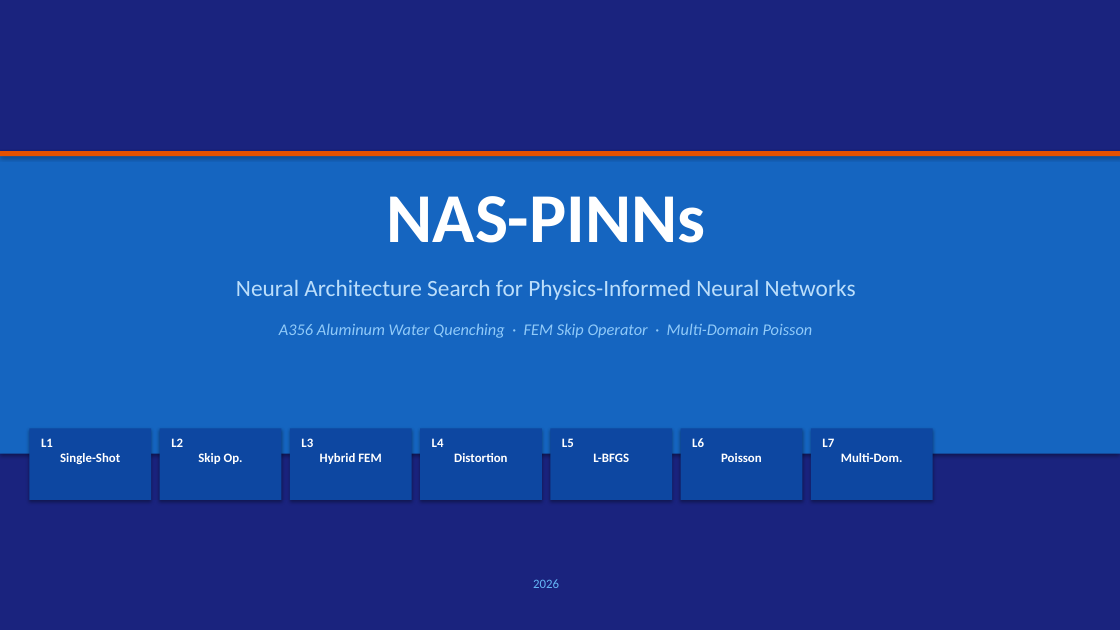
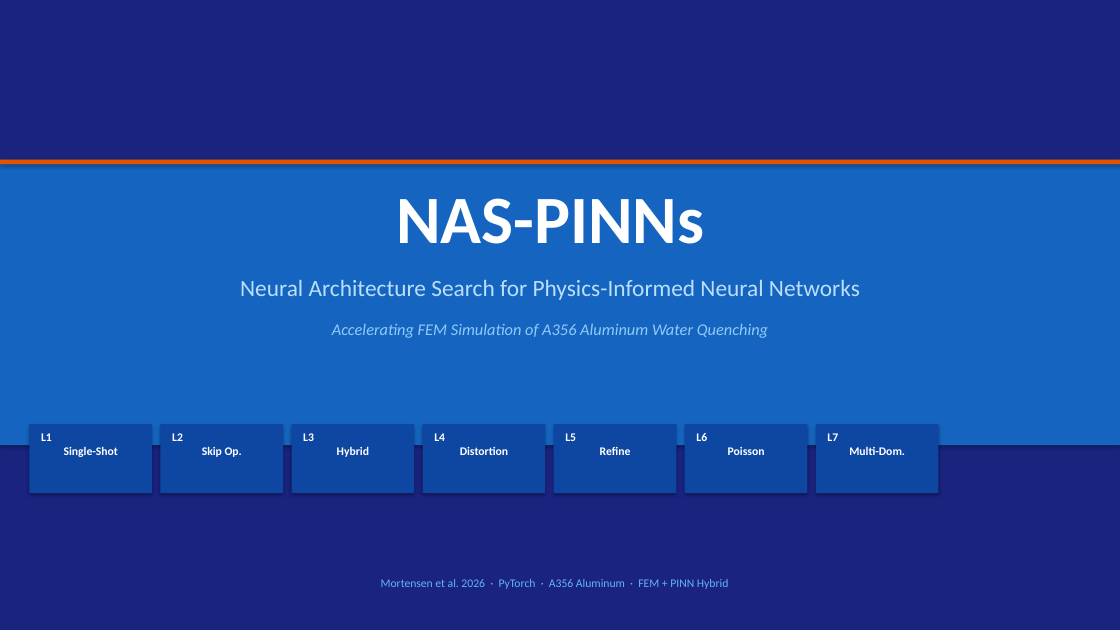
Before and after one commit to Omer8693/NAS-PINNS1, a slide deck: slide 1 of NAS-PINNS3/results/NAS_PINNs_Presentation.pptx. Drawn at 1120x630 pixels with LibreOffice and Linux fonts; fonts in the diff are those of the drawing. Boxes give left, top, right and bottom in pixels: in the first picture for what was removed or moved away, otherwise in the second. Text is boxed around its words. In the diff, an @@ line names an element or a change of style, - is before the commit and + after.

```diff
--- a/NAS-PINNS3/results/NAS_PINNs_Presentation.pptx
+++ b/NAS-PINNS3/results/NAS_PINNs_Presentation.pptx
@@ rectangle: place and size @@
-rectangle at <box>0,151,1120,454</box>
+rectangle at <box>0,160,1120,445</box>
@@ rectangle: place and size @@
-rectangle at <box>0,151,1120,156</box>
+rectangle at <box>0,160,1120,165</box>
@@ text "NAS-PINNs": place and size @@
-text "NAS-PINNs" at <box>387,196,706,243</box>
+text "NAS-PINNs" at <box>396,198,704,244</box>
@@ text "NAS-PINNs" at <box>396,198,704,244</box>: size 60 to 58 pt @@
@@ text "Neural Architecture Search for Physics-Informed ...": place and size @@
-text "Neural Architecture Search for Physics-Informed ..." at <box>236,280,856,300</box>
+text "Neural Architecture Search for Physics-Informed ..." at <box>240,280,860,300</box>
@@ text at <box>332,323,768,338</box>: text changed @@
-A356 Aluminum Water Quenching · FEM Skip Operator · Multi-Domain Poisson
+Accelerating FEM Simulation of A356 Aluminum Water Quenching
@@ 3 rectangles: place and size @@
-3 rectangles at <box>29,429,412,500</box>
+3 rectangles at <box>29,424,414,493</box>
@@ text at <box>303,433,369,457</box>: text changed; size 11 to 10 pt @@
-L3
-Hybrid FEM
+L3
+Hybrid
@@ text at <box>565,433,631,455</box>: text changed; size 11 to 10 pt @@
-L5
-L-BFGS
+L5
+Refine
@@ 4 rectangles: place and size @@
-4 rectangles at <box>420,429,933,500</box>
+4 rectangles at <box>423,424,939,493</box>
@@ size 11 to 10 pt in 5 elements at <box>41,433,118,457</box>, <box>172,433,242,457</box>, <box>434,433,508,455</box>, <box>696,433,765,455</box>, <box>827,433,905,455</box> @@
@@ text at <box>381,579,728,589</box>: text changed; size 11 to 10 pt @@
-2026
+Mortensen et al. 2026 · PyTorch · A356 Aluminum · FEM + PINN Hybrid
```
Also in this commit, not shown: 5 other slides changed, 15 slides added, 6 slides removed, 11 other files.
